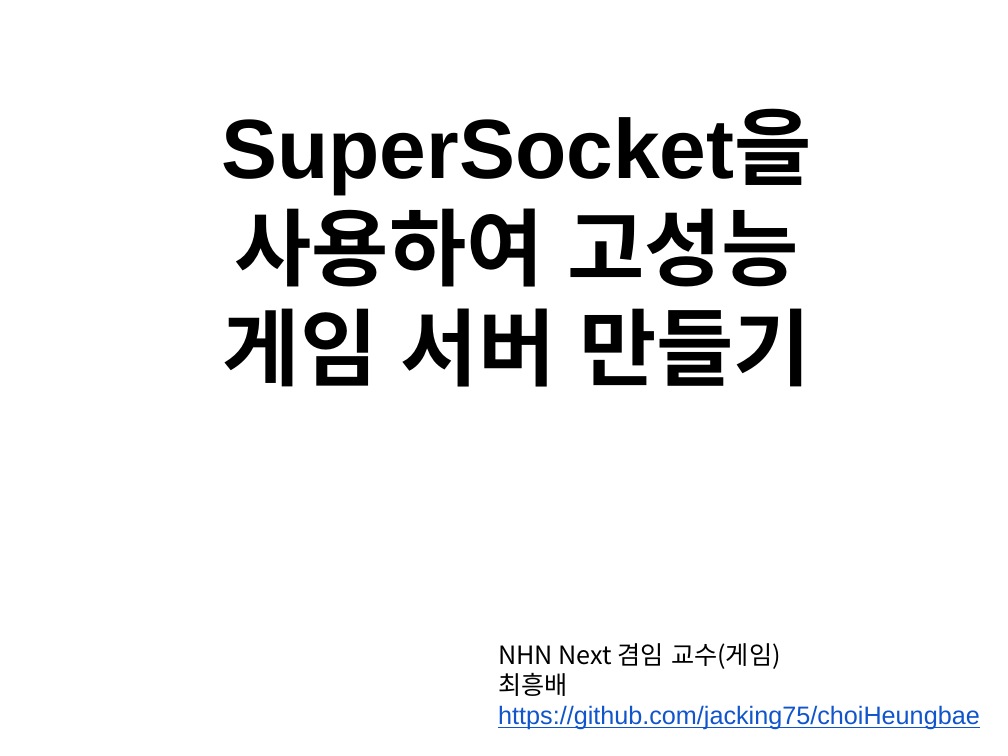
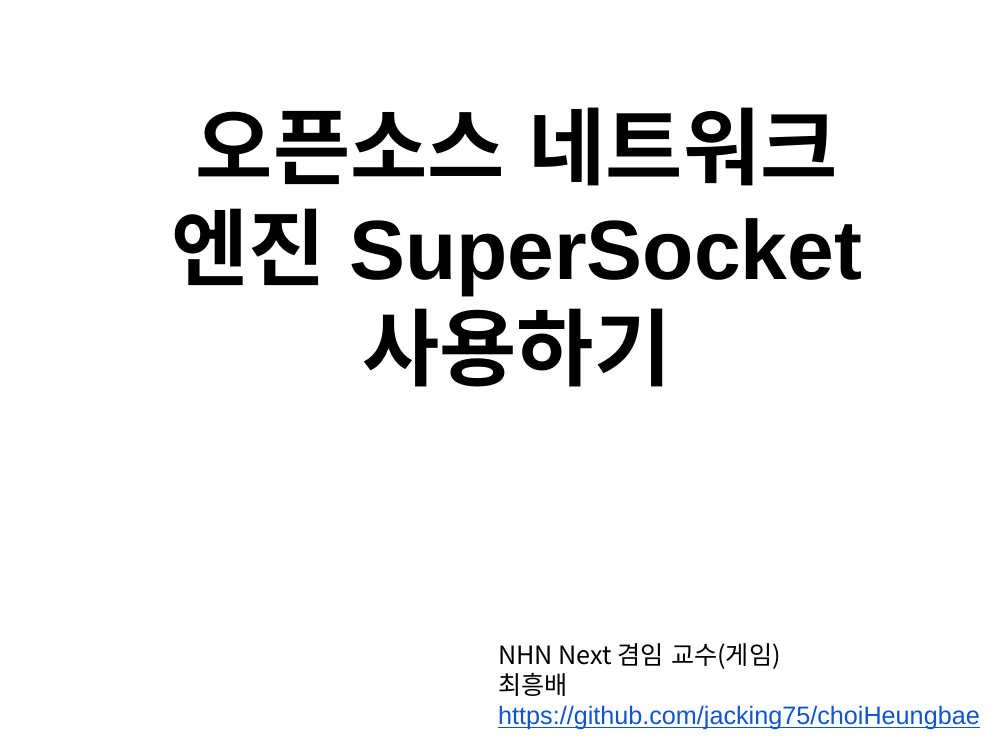
Before and after one commit to jacking75/conf_kgc2016_SuperSocket, a slide deck: slide 1 of {KGC2016]오픈소스 네트워크 엔진 SuperSocket 사용하기.pptx. Drawn at 1008x756 pixels with LibreOffice and Linux fonts; fonts in the diff are those of the drawing. Boxes give left, top, right and bottom in pixels: in the first picture for what was removed or moved away, otherwise in the second. Text is boxed around its words. In the diff, an @@ line names an element or a change of style, - is before the commit and + after.

```diff
--- a/{KGC2016]오픈소스 네트워크 엔진 SuperSocket 사용하기.pptx
+++ b/{KGC2016]오픈소스 네트워크 엔진 SuperSocket 사용하기.pptx
@@ text at box(171, 107, 862, 387): text changed @@
-SuperSocket을 사용하여 고성능 게임 서버 만들기
+오픈소스 네트워크 엔진 SuperSocket 사용하기
```
Also in this commit, not shown: 3 other slides changed, 1 slide added, 5 slides removed.
